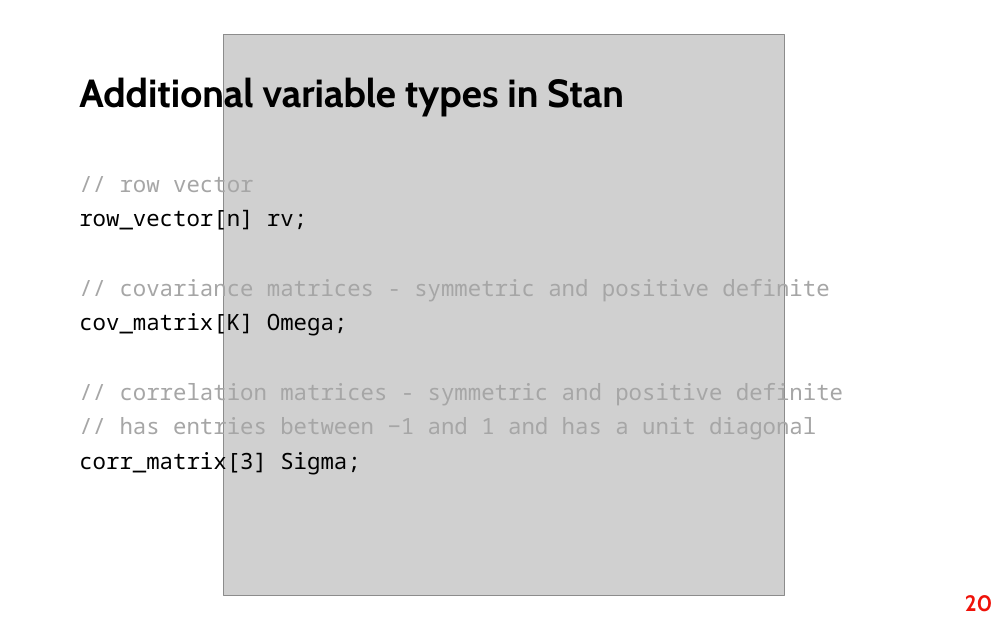
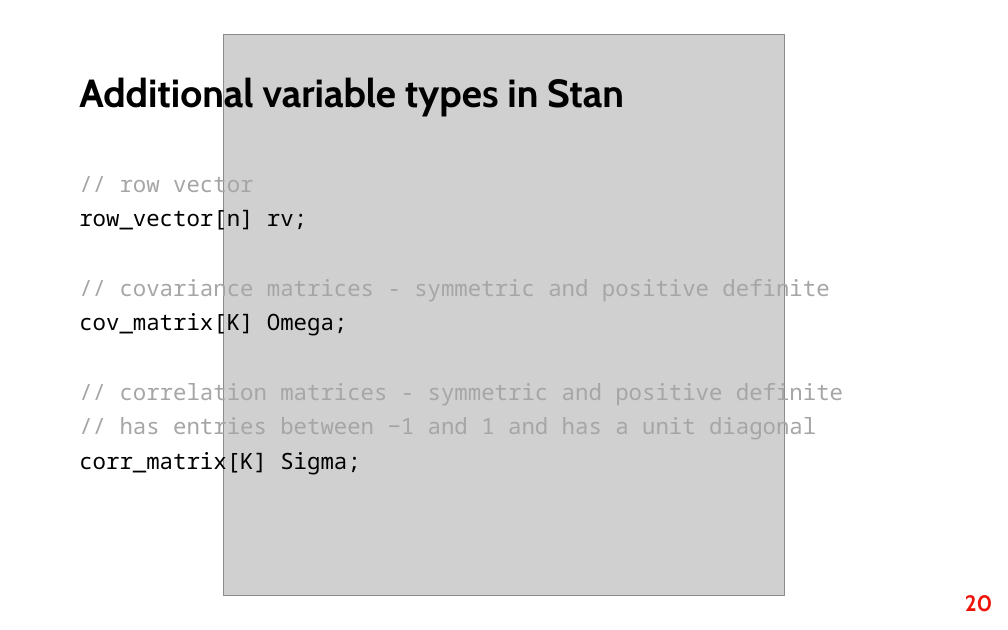
Before and after one commit to fri-datascience/course_bs, a slide deck: slide 20 of Session_03_Probabilistic_programming/Probabilistic_programming.pptx. Drawn at 1008x630 pixels with LibreOffice and Linux fonts; fonts in the diff are those of the drawing; grey boxes stand for pictures. Boxes give left, top, right and bottom in pixels: in the first picture for what was removed or moved away, otherwise in the second. Text is boxed around its words. In the diff, an @@ line names an element or a change of style, - is before the commit and + after.

```diff
--- a/Session_03_Probabilistic_programming/Probabilistic_programming.pptx
+++ b/Session_03_Probabilistic_programming/Probabilistic_programming.pptx
@@ text at bbox=[79, 449, 360, 475]: text changed @@
-corr_matrix[3] Sigma;
+corr_matrix[K] Sigma;
```
Also in this commit, not shown: 4 other slides changed, 3 other files.
